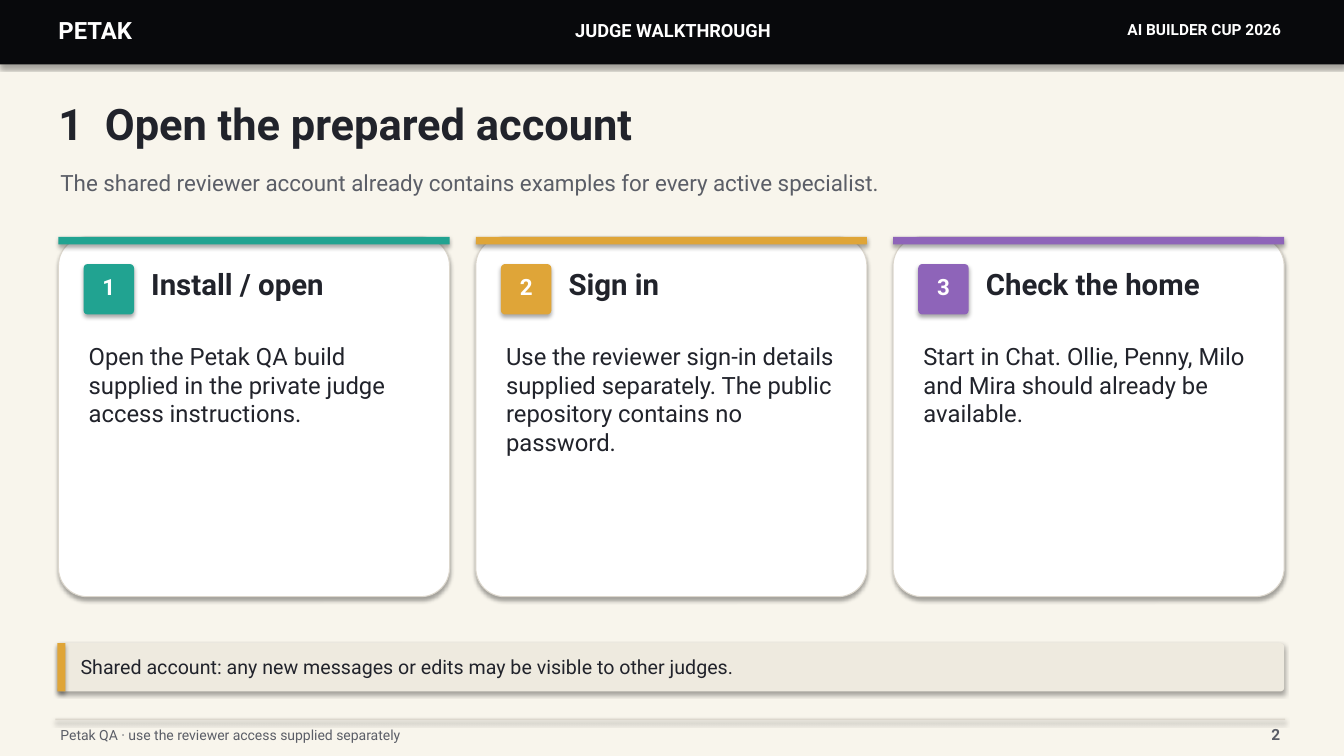
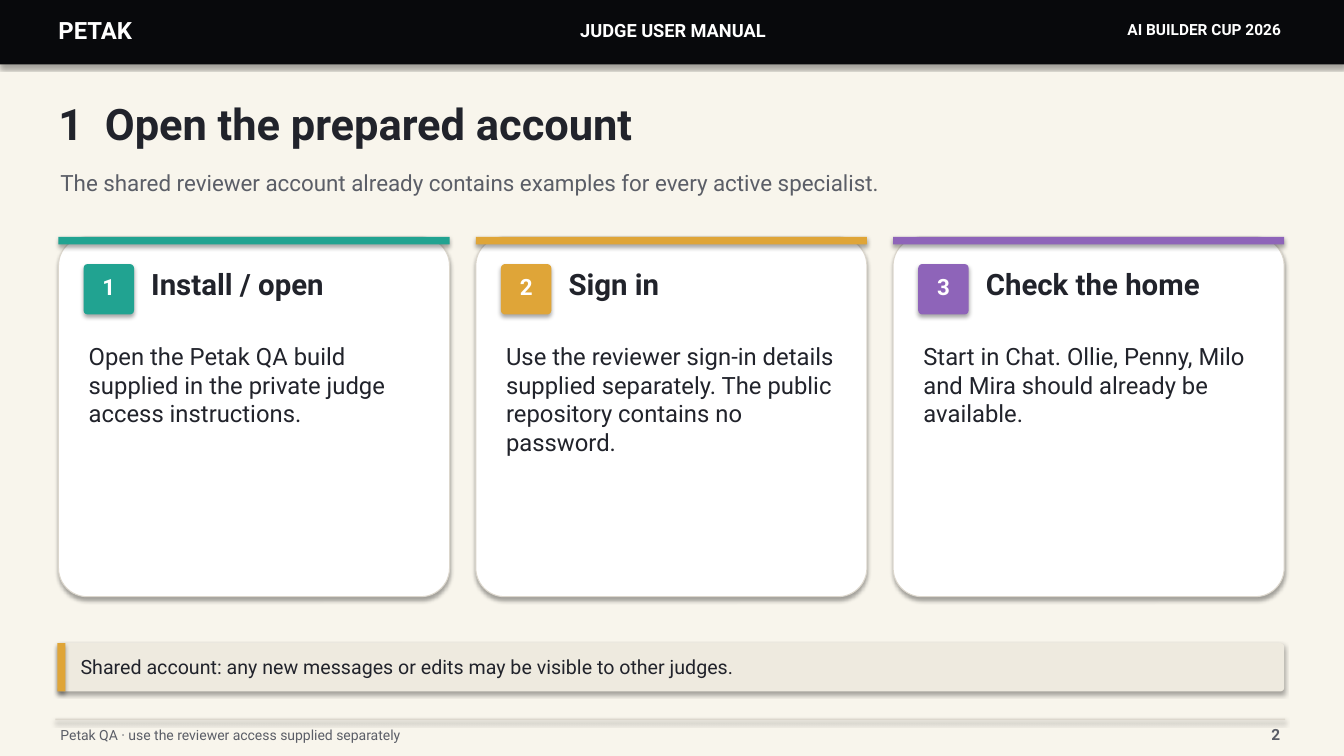
Before and after one commit to FhikarZul/petak-builder-cup-2026, a slide deck: slide 2 of docs/judge-walkthrough.pptx. Drawn at 1344x756 pixels with LibreOffice and Linux fonts; fonts in the diff are those of the drawing. Boxes give left, top, right and bottom in pixels: in the first picture for what was removed or moved away, otherwise in the second. Text is boxed around its words. In the diff, an @@ line names an element or a change of style, - is before the commit and + after.

Commit message:
Audit and focus judge manual slides

```diff
--- a/docs/judge-walkthrough.pptx
+++ b/docs/judge-walkthrough.pptx
@@ text at box(580, 24, 766, 37): text changed @@
-JUDGE WALKTHROUGH
+JUDGE USER MANUAL
```
Also in this commit, not shown: 7 other slides changed, 4 slides removed.
